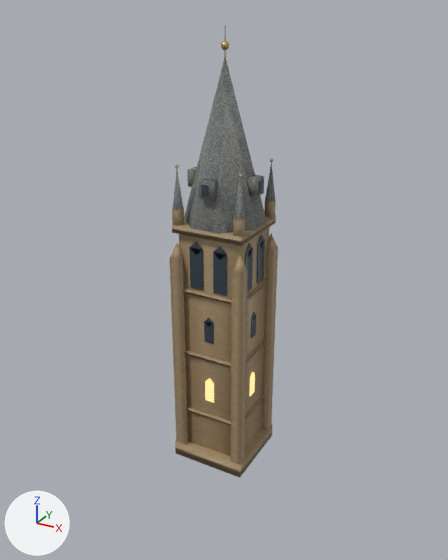
Before and after pictures for a commit that changed the glTF model game/voxario/Eryndor/Assets/Models/valoria/city/tower_b.glb.
Camera for both pictures: a 50 mm camera at (27.6, -50.4, 45.6) aimed at (-0.5, 0.7, 20.1). Arrows for +X, +Y and +Z are at lower left; the lights stay in place. The first picture is the older version. Vertices at exactly the same position are counted once.

The first picture shows 'tower_b'.
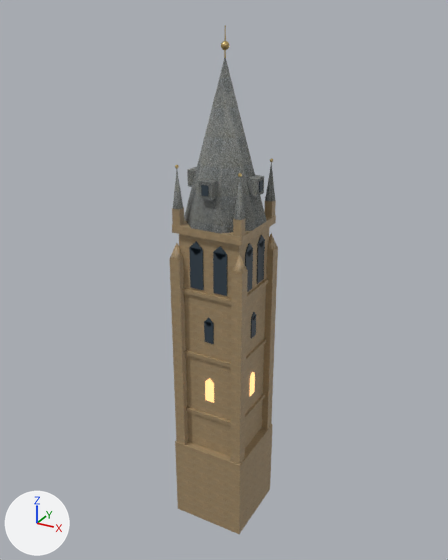
Pixel boxes (x1, y1, x2, y2) of what changed, in the pictures (448 x 560 px; the box of a moved part takes in the faces that stretch with it):
'tower_b', reshaped (13% taller): before (169, 25, 278, 477); after (169, 25, 278, 534)
part 1 of me_tower_b, moved or reshaped: before (175, 424, 273, 477); after (175, 424, 273, 534)
part 2 of me_tower_b, shading changed: before (172, 168, 276, 477); after (172, 168, 276, 534)

Edits to the bpy script that builds the scene:
```text
Change me_tower_b:
    used by ob_tower_b; location = (0.0, 0.0, 0.0)
    before: 0 (4.1, 4.1, 0.0) at pixel (272, 435), 3 (4.1, -4.1, 0.0) at pixel (240, 477), 4 (-4.1, -4.1, 0.0) at pixel (175, 453), 7 (-4.1, 4.1, 0.0)
    remove me_tower_b.from_pydata(...)  # 865 vertices, 1360 faces; spans x -4.1..4.1, y -4.1..4.1, z 0.0..44.2
    add me_tower_b.from_pydata(...)  # 865 vertices, 1360 faces; spans x -4.1..4.1, y -4.1..4.1, z -8.0..44.2
    me_tower_b part 1
    add for i in [0, 3, 4, 7]: me_tower_b.vertices[i].co += Vector((0.0, 0.0, -8.0))
    me_tower_b part 2: 629 of the faces centred in x -4.1..4.1, y -4.1..4.1, z 0.0..31.4 are now shaded flat
```
